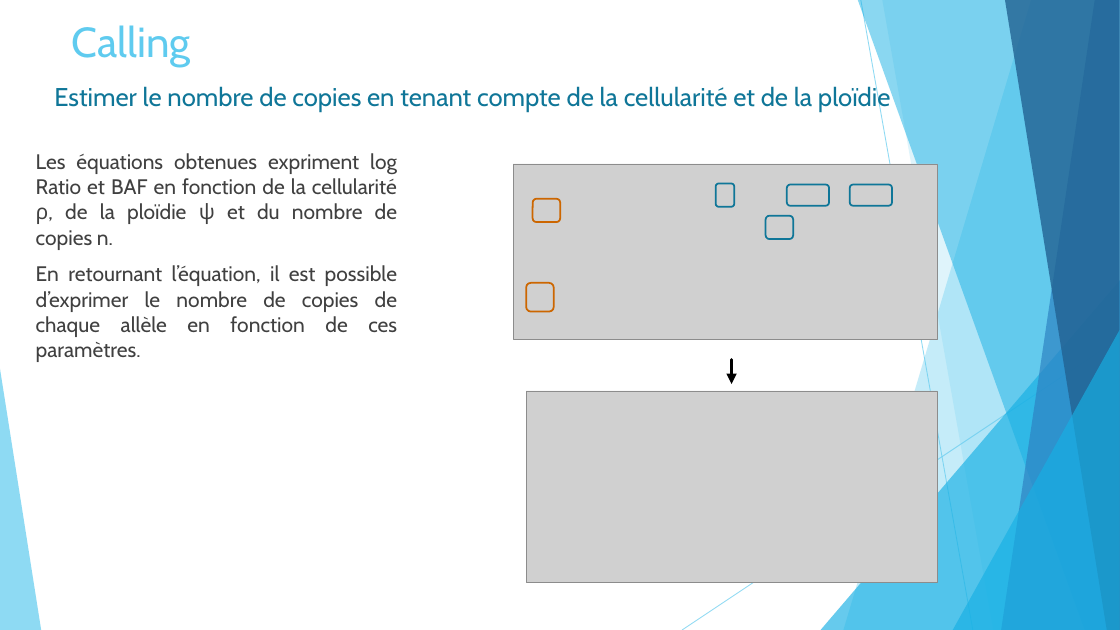
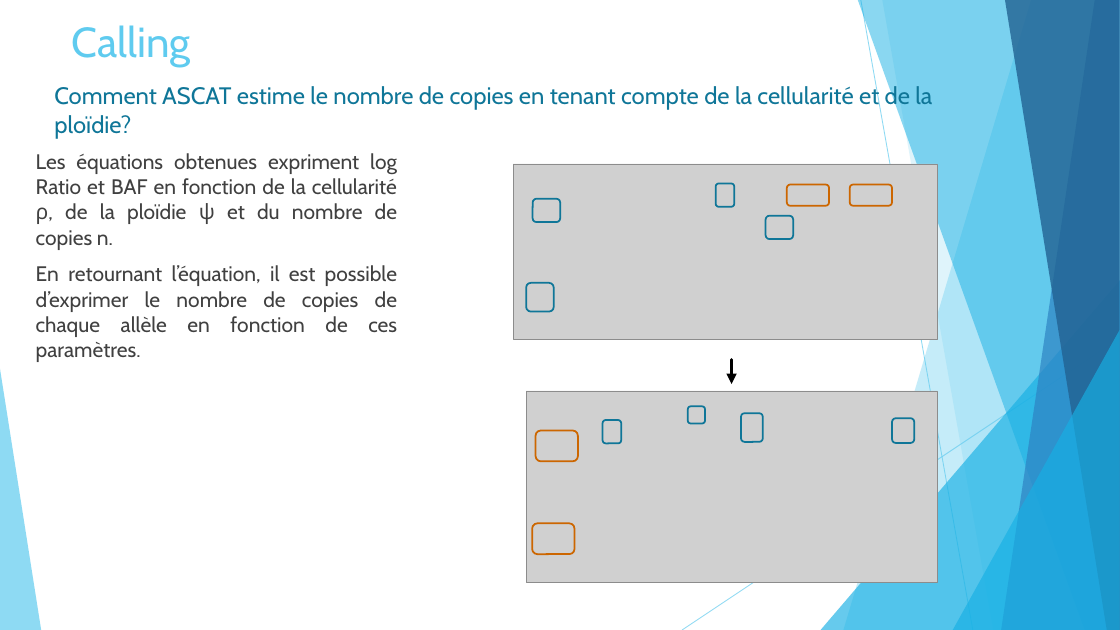
Before and after one commit to Elie-Bordron/DEA-dataviz, a slide deck: slide 28 of docs/docs_I_made/slides/ASCAT.pptx (slide 27 before the commit). Drawn at 1120x630 pixels with LibreOffice and Linux fonts; fonts in the diff are those of the drawing; grey boxes stand for pictures. Boxes give left, top, right and bottom in pixels: in the first picture for what was removed or moved away, otherwise in the second. Text is boxed around its words. In the diff, an @@ line names an element or a change of style, - is before the commit and + after.

Commit message:
bergupdate: worked on oncoscanR code and slides, also ASCAT code for running samples

```diff
--- a/docs/docs_I_made/slides/ASCAT.pptx
+++ b/docs/docs_I_made/slides/ASCAT.pptx
@@ text at [54, 84, 932, 139]: text changed; size 22 to 20.4 pt @@
-Estimer le nombre de copies en tenant compte de la cellularité et de la ploïdie
+Comment ASCAT estime le nombre de copies en tenant compte de la cellularité et de la ploïdie?
@@ rounded rectangle at [533, 199, 560, 223]: outline #CC6600 1.5 pt to #0F7698 1.5 pt @@
@@ rounded rectangle at [787, 185, 829, 206]: outline #0F7698 1.5 pt to #CC6600 1.5 pt @@
@@ rounded rectangle at [850, 185, 892, 206]: outline #0F7698 1.5 pt to #CC6600 1.5 pt @@
@@ rounded rectangle at [526, 283, 554, 312]: outline #CC6600 1.5 pt to #0F7698 1.5 pt @@
@@ rounded rectangle added at [688, 407, 706, 423], outline #0F7698 1.5 pt @@
@@ rounded rectangle added at [741, 413, 763, 442], outline #0F7698 1.5 pt @@
@@ rounded rectangle added at [892, 418, 914, 443], outline #0F7698 1.5 pt @@
@@ rounded rectangle added at [536, 431, 578, 462], outline #CC6600 1.5 pt @@
@@ rounded rectangle added at [602, 420, 621, 444], outline #0F7698 1.5 pt @@
@@ rounded rectangle added at [533, 523, 575, 555], outline #CC6600 1.5 pt @@
```
Also in this commit, not shown: 13 other slides changed, 2 slides added, 29 other files.
